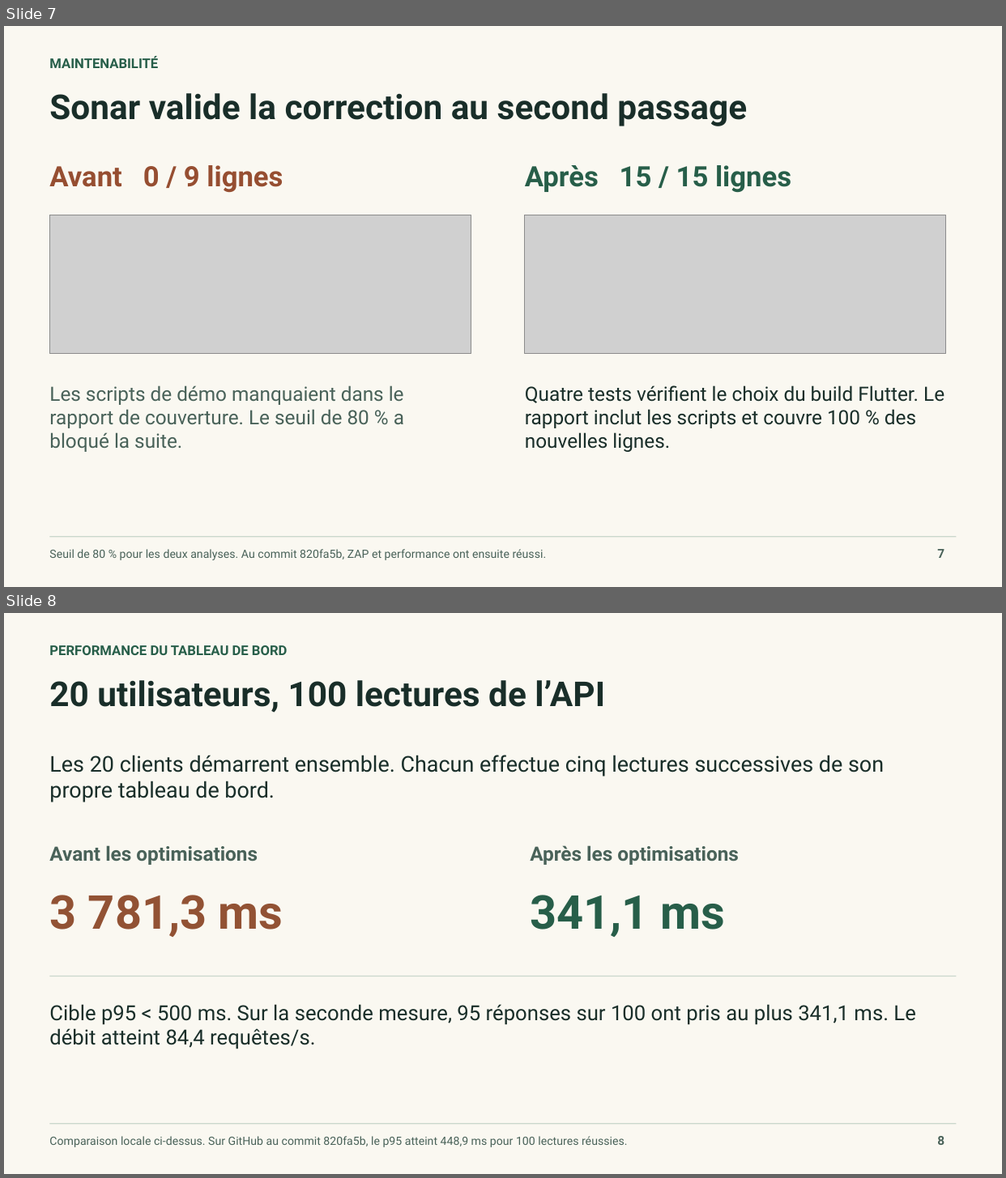
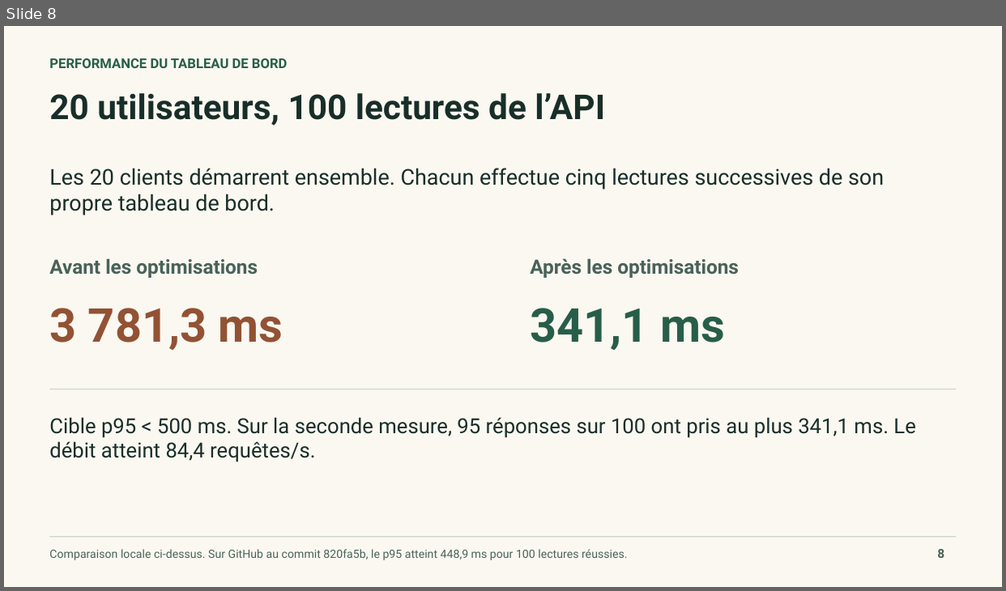
Before and after one commit to WasMas/Farm_App, a slide deck: docs/quality/Fieldbook-Soutenance.pptx. Shown one above the other, each under a label of ours: slides 7 and 8 before the commit, slide 8 after it. The pictures are 1006x1178 and 1006x591 pixels, drawn with LibreOffice and Linux fonts; fonts in the diff are those of the drawing; grey boxes stand for pictures. Boxes give left, top, right and bottom in pixels: in the first picture for what was removed or moved away, otherwise in the second. Text is boxed around its words. In the diff, an @@ line names an element or a change of style, - is before the commit and + after.

Commit message:
Present test examples, recorded Sonar issues and the full pipeline walkthrough

```diff
--- a/docs/quality/Fieldbook-Soutenance.pptx
+++ b/docs/quality/Fieldbook-Soutenance.pptx
@@ slide 7 removed at (x1=4, y1=26, x2=1002, y2=587), background #FAF8F1 @@
@@ text removed at (x1=49, y1=56, x2=158, y2=68) @@
-MAINTENABILITÉ
@@ text removed at (x1=49, y1=93, x2=747, y2=126) @@
-Sonar valide la correction au second passage
@@ text removed at (x1=49, y1=165, x2=283, y2=192) @@
-Avant 0 / 9 lignes
@@ text removed at (x1=525, y1=165, x2=791, y2=193) @@
-Après 15 / 15 lignes
@@ picture removed at (x1=49, y1=216, x2=471, y2=354) @@
@@ picture removed at (x1=525, y1=216, x2=946, y2=354) @@
@@ text removed at (x1=49, y1=386, x2=404, y2=452) @@
-Les scripts de démo manquaient dans le rapport de couverture. Le seuil de 80 % a bloqué la suite.
@@ text removed at (x1=525, y1=386, x2=944, y2=452) @@
-Quatre tests vérifient le choix du build Flutter. Le rapport inclut les scripts et couvre 100 % des nouvelles lignes.
@@ rectangle removed at (x1=49, y1=536, x2=957, y2=537) @@
@@ text removed at (x1=49, y1=549, x2=547, y2=561) @@
-Seuil de 80 % pour les deux analyses. Au commit 820fa5b, ZAP et performance ont ensuite réussi.
@@ text removed at (x1=937, y1=549, x2=944, y2=558) @@
-7
```
Also in this commit, not shown: 4 slides changed, 2 slides added, 2 other files.
